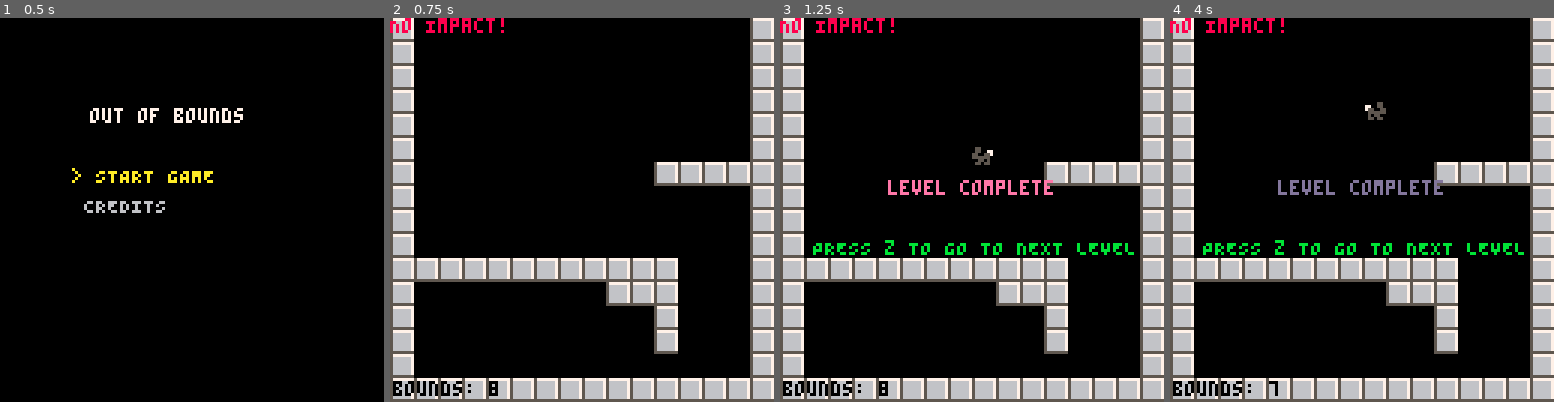
Above: before the commit, frames 1-4 (left to right).
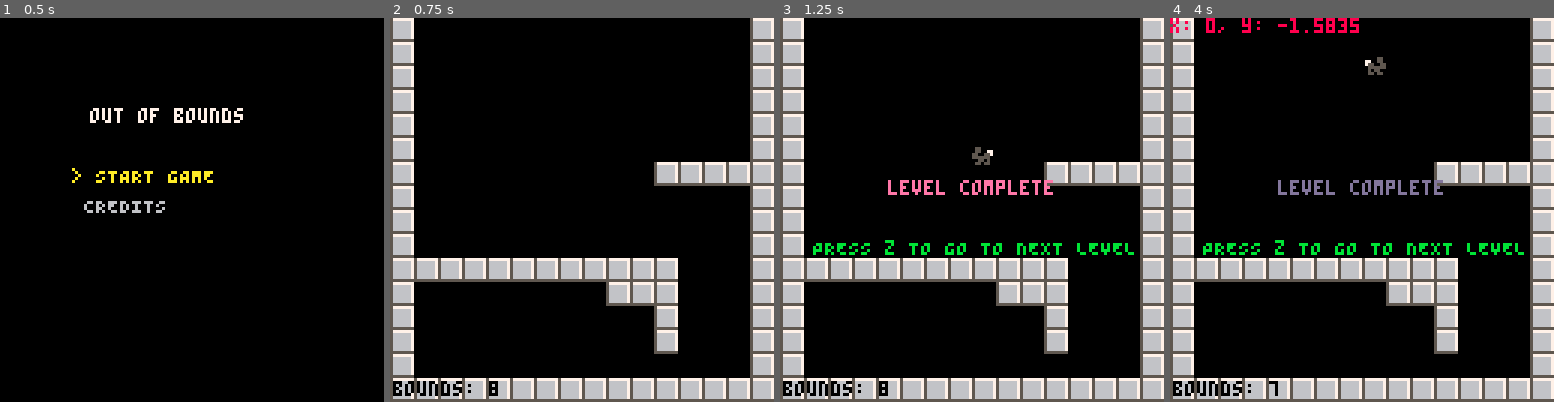
Above: after the commit, the same moments.

Repository: bardunbar/ggj-21
Game: PICO-8 cartridge carts/ggj-21.p8
The game is run twice, just before and just after one commit, with the same random seed, the same clock (stepped at 60 frames per second) and the same inputs.
Inputs:
- Up to frame 1 (0.5 s): tap X (X key) at 0.33 s
- Up to frame 2 (0.75 s): tap O (Z key) at 0.7 s
- Up to frame 3 (1.25 s): tap X (X key) at 1.07 s
- Up to frame 4 (4 s): hold Right 1.6-2.1 s; tap O (Z key) every 0.4 s from 1.7 to 3.7 s; tap X (X key) at 1.85, 2.97 s; hold Up 2.15-2.42 s; hold Right 2.47-3.03 s; hold Left 3.08-3.58 s; hold Down 3.63-3.97 s

Frame 1 is identical in both runs. In frame 2, 0.5% of the frame differs, in the area x 0-30%, y 0-4%; in frame 3, 0.5%; in frame 4, 1.1%, in the area x 0-57%, y 0-27%.

Commit message:
Updating player collision

Diff:
--- a/carts/ggj-21.p8
+++ b/carts/ggj-21.p8
@@ -189,7 +189,7 @@
 
 
 __gff__
-0000010000000000000000000000000000000000000000000000000000000000000000000000000000000000000000000000000000000000000000000000000000000000000000000000000000000000000000000000000000000000000000000000000000000000000000000000000000000000000000000000000000000000
+0000010000000000000000000000000000000000000000000000000000000000000002000000000000000000000000000000000000000000000000000000000000000000000000000000000000000000000000000000000000000000000000000000000000000000000000000000000000000000000000000000000000000000
 0000000000000000000000000000000000000000000000000000000000000000000000000000000000000000000000000000000000000000000000000000000000000000000000000000000000000000000000000000000000000000000000000000000000000000000000000000000000000000000000000000000000000000
 __map__
 0200000000000000000000000000000200000000000000000000000000000000000000000000000000000000000000000000000000000000000000000000000000000000000000000000000000000000000000000000000000000000000000000000000000000000000000000000000000000000000000000000000000000000
--- a/carts/player.lua
+++ b/carts/player.lua
@@ -85,14 +85,14 @@
     numBounds = 0,
     bounding = false,
     boundQueue = {
-        createBound(0, -3),
-        createBound(0, -3),
-        createBound(0, -3),
-        createBound(0, -3),
-        createBound(0, -3),
-        createBound(0, -3),
-        createBound(0, -3),
-        createBound(0, -3),
+        createBound(0, -5),
+        createBound(0, -5),
+        createBound(0, -5),
+        createBound(0, -5),
+        createBound(0, -5),
+        createBound(0, -5),
+        createBound(0, -5),
+        createBound(0, -5),
     },
     curBound = nil,
     sense_data = {{0, 0}, {0, 0}, {0, 0}, {0, 0}},
@@ -107,21 +107,6 @@
 end
 
 function player:solveCollisions(startx, starty)
-    local val = mget((self.x+4)/8,(self.y+8)/8)
-    if fget(val, 0) then
-        self.y = flr((self.y)/8)*8
-        self.grounded = true
-        self.accumulatedGravity = 0
-    end
-
-    val = mget((self.x + 4)/8, self.y / 8)
-    if fget(val, 0) then
-
-        printDebug("Impact!")
-    else
-        printDebug("No Impact!")
-    end
-
     local xoffset=0
     if self.dx>0 then xoffset=7 end
 
@@ -133,6 +118,21 @@
         --the edge of the wall but this
         --mostly works and is simpler.
         self.x = startx
+    end
+
+    local val = mget((self.x+4)/8,(self.y+8)/8)
+    if fget(val, 0) then
+        self.y = flr((self.y)/8)*8
+        self.grounded = true
+        self.accumulatedGravity = 0
+    end
+
+    val = mget((self.x + 4)/8, self.y / 8)
+    if fget(val, 0) then
+        self.y = starty
+        if self.curBound then
+            self.curBound.yVelocity = 0
+        end
     end
 end
 
Not shown, changed: the music (__music__) section of carts/ggj-21.p8
Not shown, changed: the sound effects (__sfx__) section of carts/ggj-21.p8
